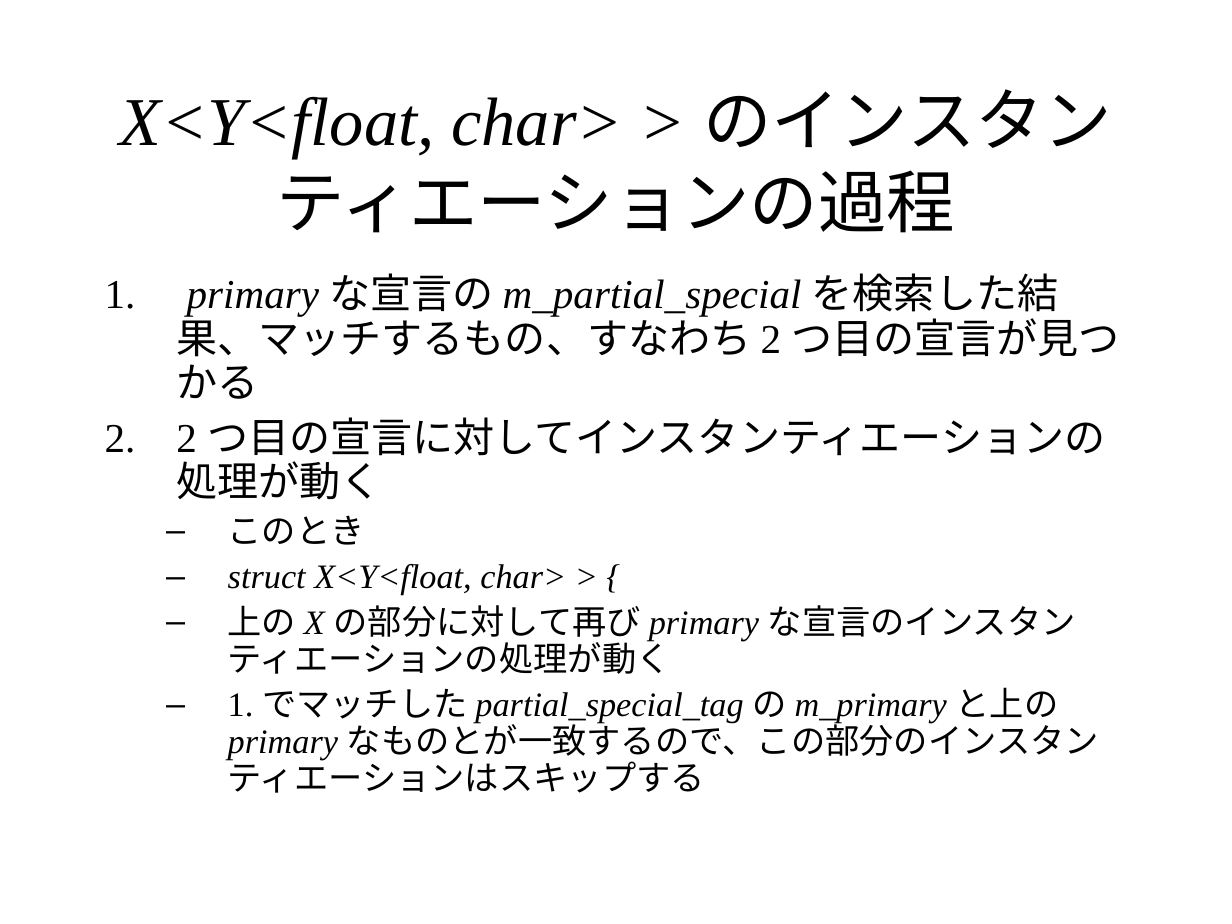
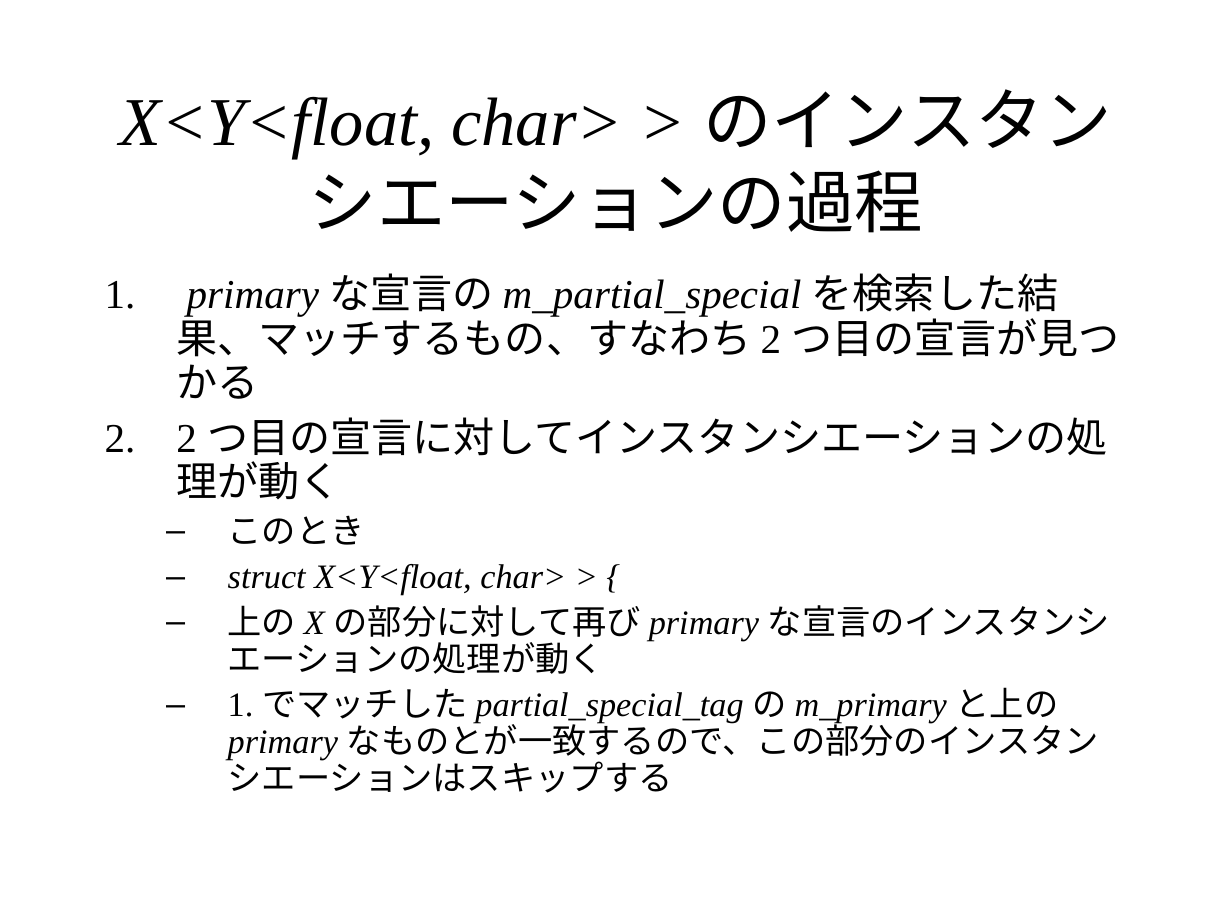
Before and after one commit to KeiHasegawa/cxx_doc, a slide deck: slide 4 of 18_partial_specialization.ppt. Drawn at 1232x924 pixels with LibreOffice and Linux fonts; fonts in the diff are those of the drawing. Boxes give left, top, right and bottom in pixels: in the first picture for what was removed or moved away, otherwise in the second. Text is boxed around its words. In the diff, an @@ line names an element or a change of style, - is before the commit and + after.

```diff
--- a/18_partial_specialization.ppt
+++ b/18_partial_specialization.ppt
@@ title at <box>120,89,1112,233</box>: text changed @@
-X<Y<float, char> > のインスタンティエーションの過程
+X<Y<float, char> > のインスタンシエーションの過程
@@ text at <box>105,417,1108,499</box>: text changed @@
-2. 2 つ目の宣言に対してインスタンティエーションの処理が動く
+2. 2 つ目の宣言に対してインスタンシエーションの処理が動く
@@ text at <box>228,605,1110,793</box>: text changed @@
-  – 上の X の部分に対して再び primary な宣言のインスタンティエーションの処理が動く
-  – 1. でマッチした partial_special_tag の m_primary と上の primary なものとが一致するので、この部分のインスタンティエーションはスキップする
+  – 上の X の部分に対して再び primary な宣言のインスタンシエーションの処理が動く
+  – 1. でマッチした partial_special_tag の m_primary と上の primary なものとが一致するので、この部分のインスタンシエーションはスキップする
```
Also in this commit, not shown: 2 other slides changed, 7 other files.
